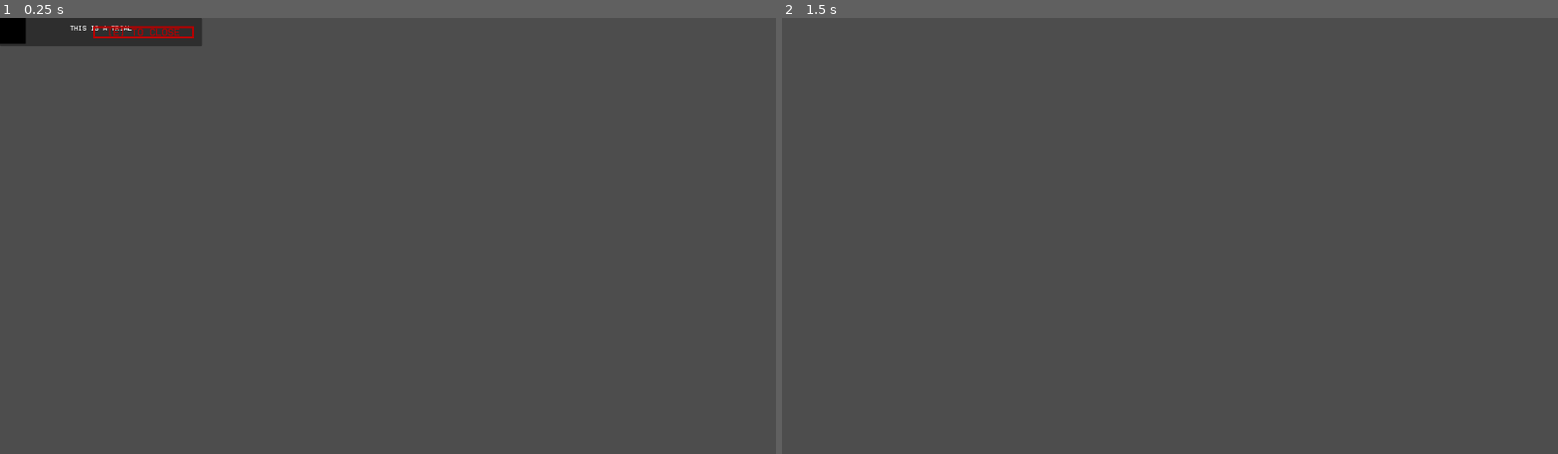
Above: before the commit, frames 1-2 (left to right).
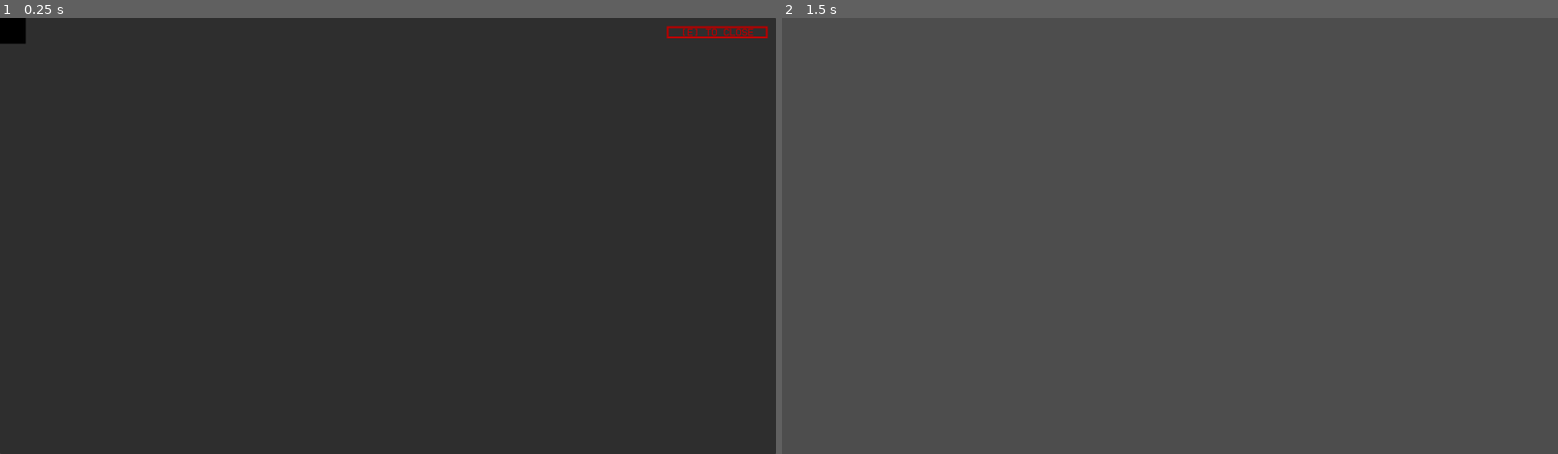
Above: after the commit, the same moments.

Repository: bruttosozial/FoundAndLost
Game: Godot game, scene res://Scenes/MediaDetailScenes/media_detail_video.tscn
The game is run twice, just before and just after one commit, with the same random seed, the same clock (stepped at 60 frames per second) and the same inputs. This scene is started directly instead of the project's main scene. Video files are missing from this copy of the repository; at most half a second of black plays in their place.
Inputs:
- Up to frame 1 (0.25 s): no input
- Up to frame 2 (1.5 s): tap Enter at 0.5 s; hold D (right) 0.53-1.28 s; tap E (interact) at 0.6, 1.35 s; tap Space at 1.25 s; hold S (down) from 1.28 s (still down)

The runs differ from the first frame. In frame 1, 99% of the frame differs, in the area x 0-100%, y 0-100%; in frame 2, nothing differs.

Commit message:
subtitles: add video/song subtitles

Diff:
--- a/Scenes/CCTVcontainer.tscn
+++ b/Scenes/CCTVcontainer.tscn
@@ -21,7 +21,7 @@
 shader_parameter/noise_opacity = 0.114000005415
 shader_parameter/noise_speed = 5.0
 shader_parameter/static_noise_intensity = 0.06
-shader_parameter/aberration = 0.0050000477375000685
+shader_parameter/aberration = 0.00500004773750006
 shader_parameter/brightness = 1.0
 shader_parameter/discolor = true
 shader_parameter/warp_amount = 0.10000000475
--- a/Scenes/MediaDetailScenes/media_detail_music.tscn
+++ b/Scenes/MediaDetailScenes/media_detail_music.tscn
@@ -6,7 +6,13 @@
 [ext_resource type="Theme" uid="uid://bo45umqon0p4n" path="res://Resources/footage_deleted.tres" id="5_6spfm"]
 [ext_resource type="PackedScene" uid="uid://bt8utwxauv83n" path="res://Scenes/subtitle_player.tscn" id="5_g203u"]
 
-[node name="MediaDetailMusic" type="Node2D" unique_id=375801884]
+[node name="MediaDetailMusic" type="Control" unique_id=99052789]
+layout_mode = 3
+anchors_preset = 15
+anchor_right = 1.0
+anchor_bottom = 1.0
+grow_horizontal = 2
+grow_vertical = 2
 script = ExtResource("1_2jkmk")
 
 [node name="Placeholder2" type="Sprite2D" parent="." unique_id=1685235754]
@@ -19,16 +25,13 @@
 
 [node name="PanelContainer" type="PanelContainer" parent="." unique_id=1900144908]
 custom_minimum_size = Vector2(1920, 1080)
+layout_mode = 0
 offset_right = 500.0
 offset_bottom = 70.0
 
 [node name="MarginContainer" type="MarginContainer" parent="PanelContainer" unique_id=1682636191]
 layout_mode = 2
 theme_override_constants/margin_bottom = 20
-
-[node name="SubtitlePlayer" parent="PanelContainer/MarginContainer" unique_id=373058500 instance=ExtResource("5_g203u")]
-layout_mode = 2
-size_flags_vertical = 8
 
 [node name="CloseHelp" type="MarginContainer" parent="PanelContainer" unique_id=775352720]
 layout_mode = 2
@@ -59,3 +62,8 @@
 fit_content = true
 horizontal_alignment = 1
 vertical_alignment = 1
+
+[node name="SubtitlePlayer" parent="." unique_id=373058500 instance=ExtResource("5_g203u")]
+layout_mode = 1
+size_flags_vertical = 8
+subtitles_filename = "divorce_song_subtitles"
--- a/Scenes/MediaDetailScenes/media_detail_video.tscn
+++ b/Scenes/MediaDetailScenes/media_detail_video.tscn
@@ -1,29 +1,36 @@
 [gd_scene format=3 uid="uid://ve74pp5vrdiv"]
 
-[ext_resource type="VideoStream" uid="uid://bo1mc8sdeulv6" path="res://Assets/media_details/video_placeholder_format_OK.ogv" id="1_hwmtu"]
 [ext_resource type="Script" uid="uid://bywo406y2jow" path="res://Scripts/Detail views/media_detail_video.gd" id="1_m00ei"]
+[ext_resource type="VideoStream" uid="uid://d03v1pukeys7s" path="res://Assets/media_details/film.ogv" id="2_uoivk"]
 [ext_resource type="PackedScene" uid="uid://bt8utwxauv83n" path="res://Scenes/subtitle_player.tscn" id="3_rxnwp"]
 [ext_resource type="Theme" uid="uid://bo45umqon0p4n" path="res://Resources/footage_deleted.tres" id="4_uoivk"]
 
-[node name="MediaDetailVideo" type="Node2D" unique_id=1343591137]
+[node name="MediaDetailVideo" type="Control" unique_id=6383193]
+layout_mode = 3
+anchors_preset = 15
+anchor_right = 1.0
+anchor_bottom = 1.0
+grow_horizontal = 2
+grow_vertical = 2
 script = ExtResource("1_m00ei")
 
 [node name="PanelContainer" type="PanelContainer" parent="." unique_id=902186470]
-offset_right = 40.0
-offset_bottom = 40.0
+layout_mode = 1
+anchors_preset = 15
+anchor_right = 1.0
+anchor_bottom = 1.0
+grow_horizontal = 2
+grow_vertical = 2
 
 [node name="VideoStreamPlayer" type="VideoStreamPlayer" parent="PanelContainer" unique_id=998938241]
+propagate_maximum_size = true
 layout_mode = 2
-stream = ExtResource("1_hwmtu")
+stream = ExtResource("2_uoivk")
 autoplay = true
 
 [node name="MarginContainer" type="MarginContainer" parent="PanelContainer" unique_id=2674879]
 layout_mode = 2
 theme_override_constants/margin_bottom = 20
-
-[node name="SubtitlePlayer" parent="PanelContainer/MarginContainer" unique_id=373058500 instance=ExtResource("3_rxnwp")]
-layout_mode = 2
-size_flags_vertical = 8
 
 [node name="CloseHelp" type="MarginContainer" parent="PanelContainer" unique_id=1984090126]
 layout_mode = 2
@@ -54,3 +61,8 @@
 fit_content = true
 horizontal_alignment = 1
 vertical_alignment = 1
+
+[node name="SubtitlePlayer" parent="." unique_id=373058500 instance=ExtResource("3_rxnwp")]
+layout_mode = 1
+size_flags_vertical = 8
+subtitles_filename = "abandonment_film"
--- a/Scenes/subtitle_player.tscn
+++ b/Scenes/subtitle_player.tscn
@@ -7,7 +7,11 @@
 [node name="SubtitlePlayer" type="Control" unique_id=373058500]
 custom_minimum_size = Vector2(500, 50)
 layout_mode = 3
-anchors_preset = 0
+anchors_preset = 15
+anchor_right = 1.0
+anchor_bottom = 1.0
+grow_horizontal = 2
+grow_vertical = 2
 script = ExtResource("1_vq8i6")
 
 [node name="MarginContainer" type="MarginContainer" parent="." unique_id=424794090]
@@ -17,6 +21,7 @@
 anchor_bottom = 1.0
 grow_horizontal = 2
 grow_vertical = 2
+theme_override_constants/margin_top = 900
 
 [node name="TextContainer" type="RichTextLabel" parent="MarginContainer" unique_id=1611728202]
 layout_mode = 2
@@ -24,7 +29,7 @@
 theme = ExtResource("2_urcm3")
 theme_override_colors/default_color = Color(1, 1, 1, 1)
 theme_override_fonts/normal_font = ExtResource("3_u8cdv")
-theme_override_font_sizes/normal_font_size = 17
+theme_override_font_sizes/normal_font_size = 50
 text = "Consequatur enim rerum et. Quam consequatur ut molestias officiis doloribus repellat aut. "
 horizontal_alignment = 1
 vertical_alignment = 1
--- a/Scripts/Detail views/media_detail_music.gd
+++ b/Scripts/Detail views/media_detail_music.gd
@@ -1,4 +1,4 @@
-extends Node2D
+extends Control
 
 @onready var streamPlayer : AudioStreamPlayer2D = $AudioStreamPlayer2D
 
--- a/Scripts/Detail views/media_detail_video.gd
+++ b/Scripts/Detail views/media_detail_video.gd
@@ -1,4 +1,4 @@
-extends Node2D
+extends Control
 
 signal closed
 
Not shown, added: Data/Subtitles/abandonment_film.txt
Not shown, changed: Data/Subtitles/divorce_song_subtitles.txt
